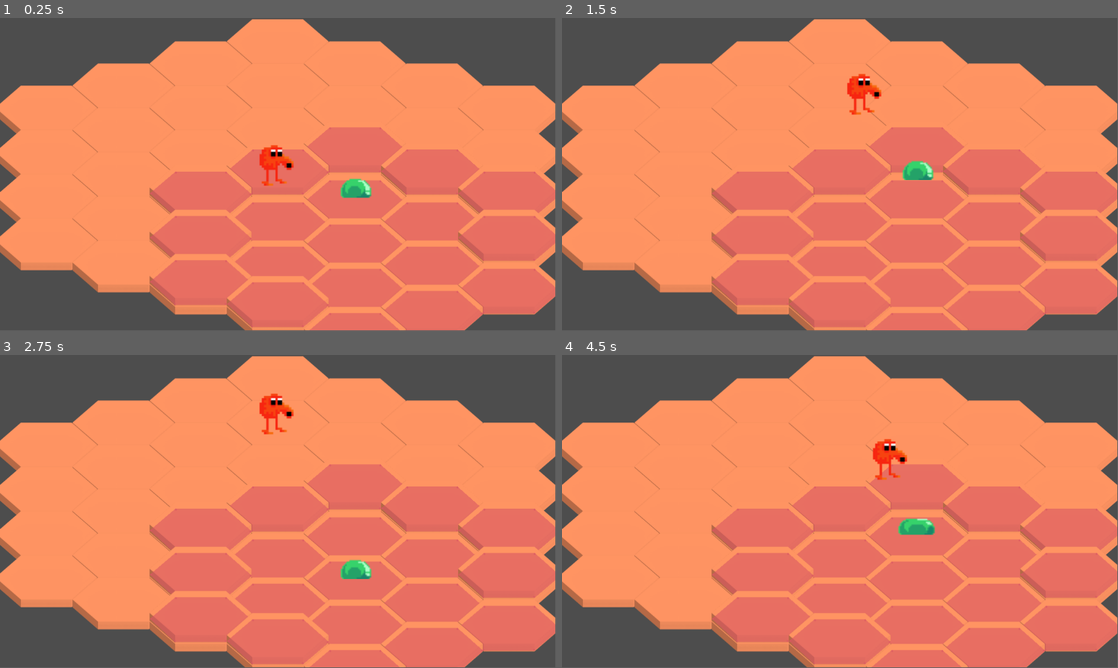
Above: before the commit, frames 1-4 (two rows, left to right).
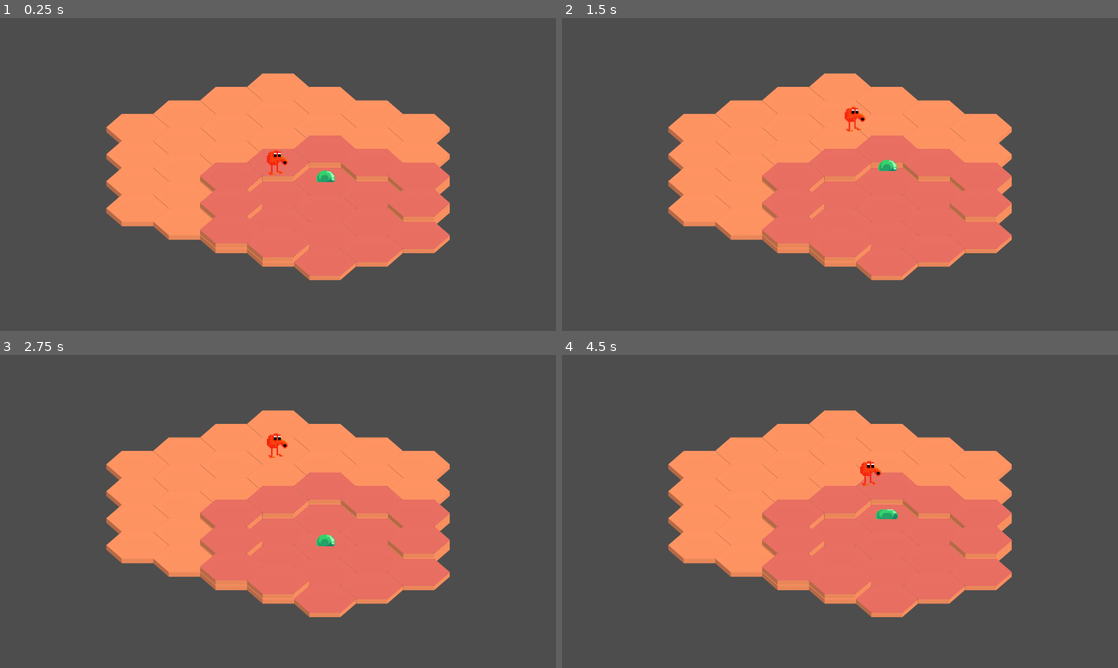
Above: after the commit, the same moments.

Repository: JayAiJoe/SlimeScaper
Game: Godot game, scene res://Scenes/map2d.tscn
Same seed, same stepped clock (60 frames per second), same inputs: the game is played once before the commit and once after it.
Inputs:
- Up to frame 1 (0.25 s): no input
- Up to frame 2 (1.5 s): hold Right (ui_right) 0.53-1.28 s; tap W (move_N) at 0.6 s; hold Down (ui_down) from 1.28 s (still down); tap E (move_NE) at 1.35 s
- Up to frame 3 (2.75 s): release Down (ui_down) at 2.03 s; hold Right (ui_right) from 2.03 s (still down); tap Q (move_NW) at 2.1 s
- Up to frame 4 (4.5 s): release Right (ui_right) at 2.78 s; hold Up (ui_up) 2.78-3.53 s; tap S (move_S) at 2.85 s; hold Left (ui_left) from 3.53 s (still down); tap D (move_SE) at 3.6 s; tap A (move_SW) at 4.35 s
The window is 799x449 before the commit and 800x450 after it. Grey fills any space a smaller window leaves; there, only what the larger window draws over its background counts as a difference.

The runs differ from the first frame. In frame 1, 57% of the frame differs, in the area x 0-100%, y 0-100%; in frame 2, 57%; in frame 3, 57%; in frame 4, 57%.

Commit message:
scaling camera

Diff:
--- a/Autoloads/Utils.gd
+++ b/Autoloads/Utils.gd
@@ -20,8 +20,8 @@
 
 func set_screen_rect(rect):
 	SCREEN_RECT = rect
-	#SCREEN_WIDTH = SCREEN_RECT.x
-	#SCREEN_HEIGHT = SCREEN_RECT.y
+	SCREEN_WIDTH = SCREEN_RECT.size.x
+	SCREEN_HEIGHT = SCREEN_RECT.size.y
 	SCREEN_CENTER = SCREEN_RECT.get_center()
 
 func coordinates_to_global(coordinates:Vector2, scale = Vector2(320/2,107/2)) -> Vector2:
--- a/Scenes/Map2d.gd
+++ b/Scenes/Map2d.gd
@@ -4,8 +4,18 @@
 
 var grid = {}
 
+var top_left = Vector2()
+var bot_right = Vector2()
+var map_scale = 1
+
 func _ready():
 	Utils.grid = self
+	connect_starting_signals()
+	randomize()
+
+	test_grid()
+
+func test_grid():
 	var coords = get_coords_in_radius(Vector2(0,0),3, true)
 	for coord in coords:
 		add_new_tile(coord)
@@ -14,8 +24,6 @@
 		add_new_tile(coord)
 	highlight_tiles(get_coords_in_radius(Vector2(1,1),2, true))
 
-	connect_starting_signals()
-	randomize()
 
 
 func connect_starting_signals() -> void:
@@ -27,9 +35,35 @@
 	else:
 		var new_tile = TILE.instantiate()
 		new_tile.create_new_tile(coordinates, terrain)
+		check_grid_size(new_tile.position)
 		grid[coordinates] = new_tile
 		add_child(new_tile)
+
 	#fix global scaling
+
+func check_grid_size(new_tile_pos: Vector2):
+	print("new pos ", new_tile_pos)
+	var old_tl = top_left
+	var old_br = bot_right
+	if grid.is_empty():
+		print("empty grid", new_tile_pos)
+		top_left = new_tile_pos
+		bot_right = new_tile_pos
+	else:
+		top_left.x = min(top_left.x, new_tile_pos.x)
+		top_left.y = min(top_left.y, new_tile_pos.y)
+		bot_right.x = max(bot_right.x, new_tile_pos.x)
+		bot_right.y = max(bot_right.y, new_tile_pos.y)
+
+	if old_tl != top_left or old_br != bot_right:
+		#resize na
+		var max_length = max(bot_right.x - top_left.x, bot_right.y - top_left.y)
+		print("top_left ",top_left)
+		print("bot_right ",bot_right)
+		if max_length:
+			map_scale = Utils.SCREEN_HEIGHT/max_length*0.9
+		$Camera.set_zoom(map_scale*Vector2(1,1))
+		$Camera.set_position(Vector2((bot_right.x + top_left.x)/2,(bot_right.y + top_left.y)/2))
 
 func get_coords_in_ring(center:Vector2, radius:int) -> Array:
 	var result = []
--- a/Scenes/map2d.tscn
+++ b/Scenes/map2d.tscn
@@ -3,10 +3,14 @@
 [ext_resource type="Script" path="res://Scenes/Map2d.gd" id="1_6nlu3"]
 [ext_resource type="PackedScene" uid="uid://bsm07fu0icwjc" path="res://Scenes/tile_2d.tscn" id="2_if7qi"]
 [ext_resource type="PackedScene" uid="uid://btl1r0jhgh3no" path="res://Scenes/player.tscn" id="3_t3rlc"]
-[ext_resource type="PackedScene" uid="uid://caiosw3sow3s0" path="res://Scenes/slime.tscn" id="4_rsdfw"]
+[ext_resource type="PackedScene" path="res://Scenes/slime.tscn" id="4_rsdfw"]
 
 [node name="Grid" type="Node2D"]
 script = ExtResource("1_6nlu3")
+
+[node name="Camera" type="Camera2D" parent="."]
+z_index = 4096
+z_as_relative = false
 
 [node name="Tile2d" parent="." instance=ExtResource("2_if7qi")]
 
--- a/Scenes/tile_2d.tscn
+++ b/Scenes/tile_2d.tscn
@@ -10,4 +10,4 @@
 visible = false
 z_index = 1
 texture = ExtResource("2_5vna0")
-offset = Vector2(0, -90)
+offset = Vector2(0, -103)
--- a/project.godot
+++ b/project.godot
@@ -20,6 +20,14 @@
 Utils="*res://Autoloads/Utils.gd"
 Events="*res://Autoloads/Events.gd"
 GameData="*res://Autoloads/GameData.gd"
+
+[display]
+
+window/size/viewport_width=1920
+window/size/viewport_height=1080
+window/size/window_width_override=1440
+window/size/window_height_override=810
+window/stretch/mode="viewport"
 
 [input]
 
